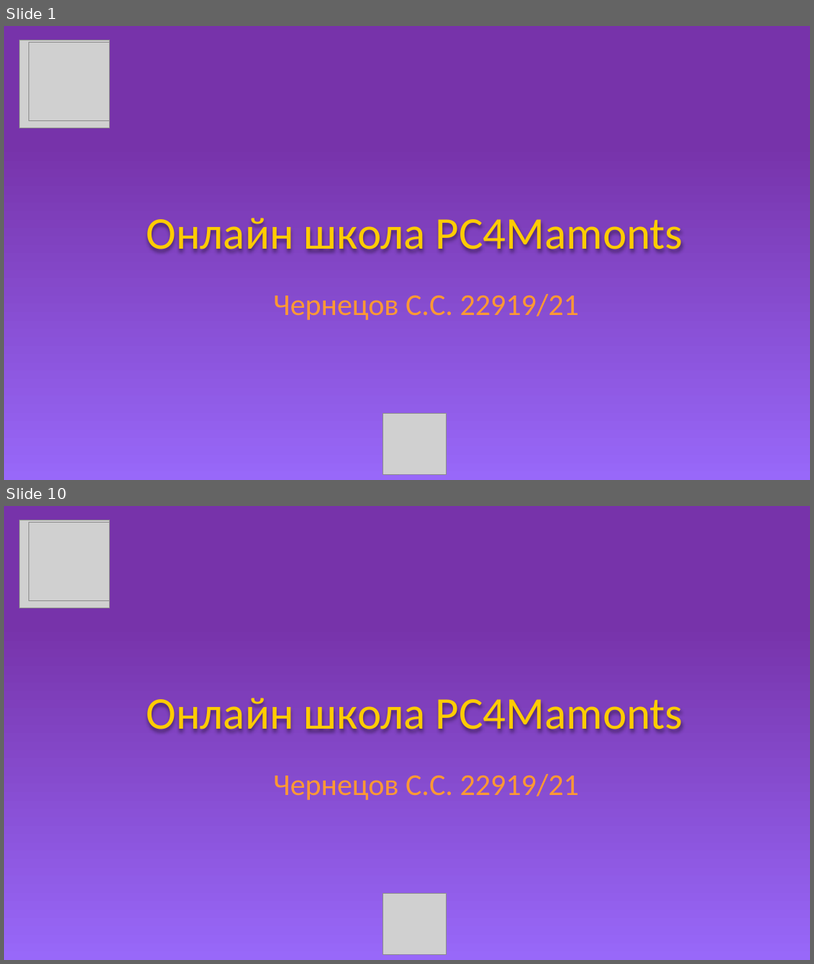
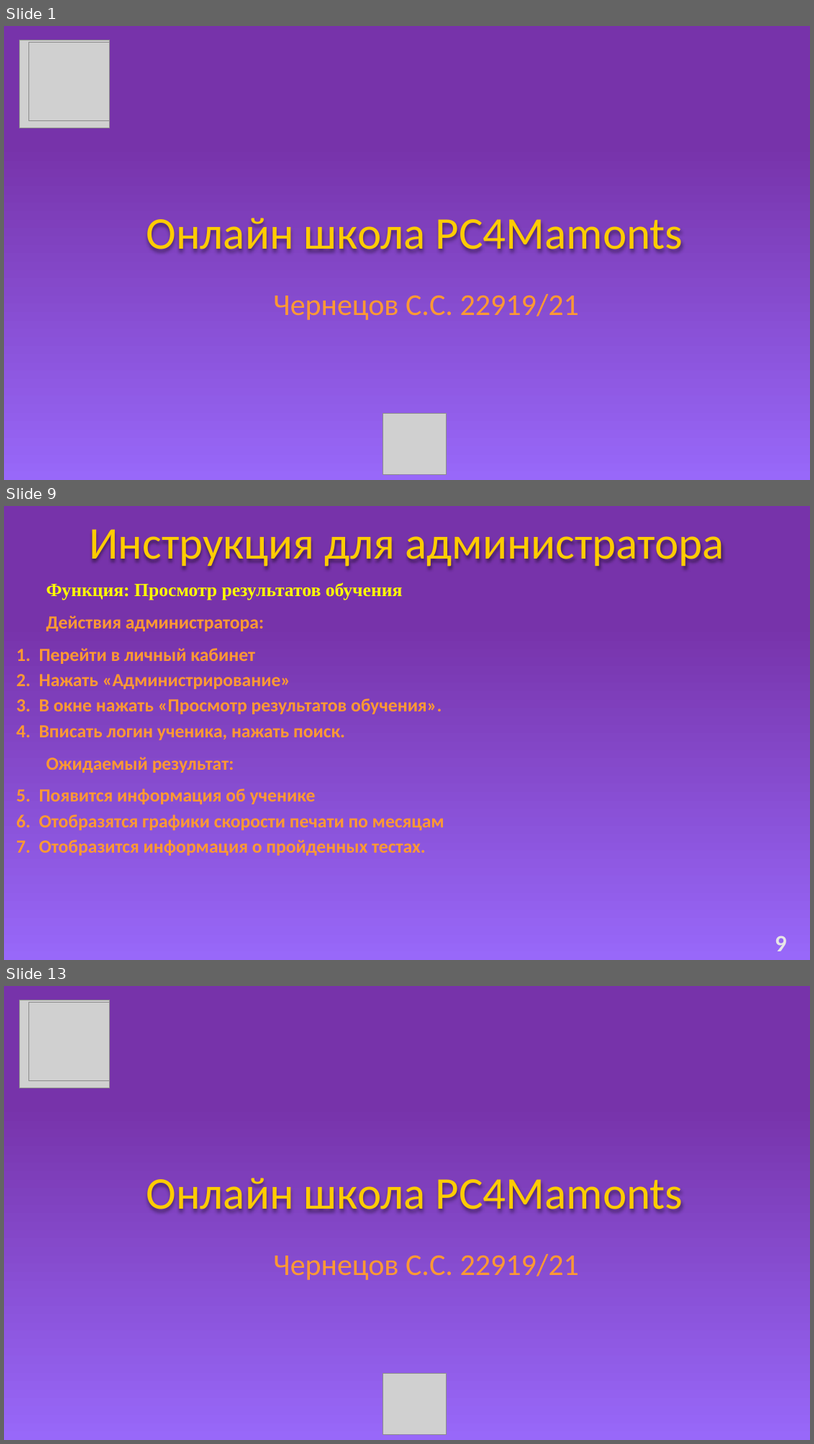
Before and after one commit to Baton4ik2007/Mdk, a slide deck: MDK.pptx. Shown one above the other, each under a label of ours: slides 1 and 10 before the commit, slides 1, 9 and 13 after it; the slides between them are not shown. The pictures are 814x964 and 814x1444 pixels, drawn with LibreOffice and Linux fonts; fonts in the diff are those of the drawing; grey boxes stand for pictures. Boxes give left, top, right and bottom in pixels: in the first picture for what was removed or moved away, otherwise in the second. Text is boxed around its words. In the diff, an @@ line names an element or a change of style, - is before the commit and + after.

```diff
--- a/MDK.pptx
+++ b/MDK.pptx
@@ slide 9 added at (x1=4, y1=506, x2=810, y2=960), background gradient #7733AA to #9868F9 @@
@@ text added at (x1=89, y1=529, x2=725, y2=569), 54 pt, text #FFCC00 @@
+Инструкция для администратора
@@ text added at (x1=39, y1=582, x2=445, y2=855), 22 pt, text #FF9933, bold @@
+Функция: Просмотр результатов обучения
+Действия администратора:
+1. Перейти в личный кабинет
+2. Нажать «Администрирование»
+3. В окне нажать «Просмотр результатов обучения».
+4. Вписать логин ученика, нажать поиск.
+Ожидаемый результат:
+1. Появится информация об ученике
+2. Отобразятся графики скорости печати по месяцам
+3. Отобразится информация о пройденных тестах.
@@ text added at (x1=775, y1=935, x2=787, y2=951), 28 pt, text #E7E6E6, bold @@
+9
@@ what was slide 10 is now slide 13 @@
```
Also in this commit, not shown: 7 slides changed, 3 other slides added, 1 slide removed.
